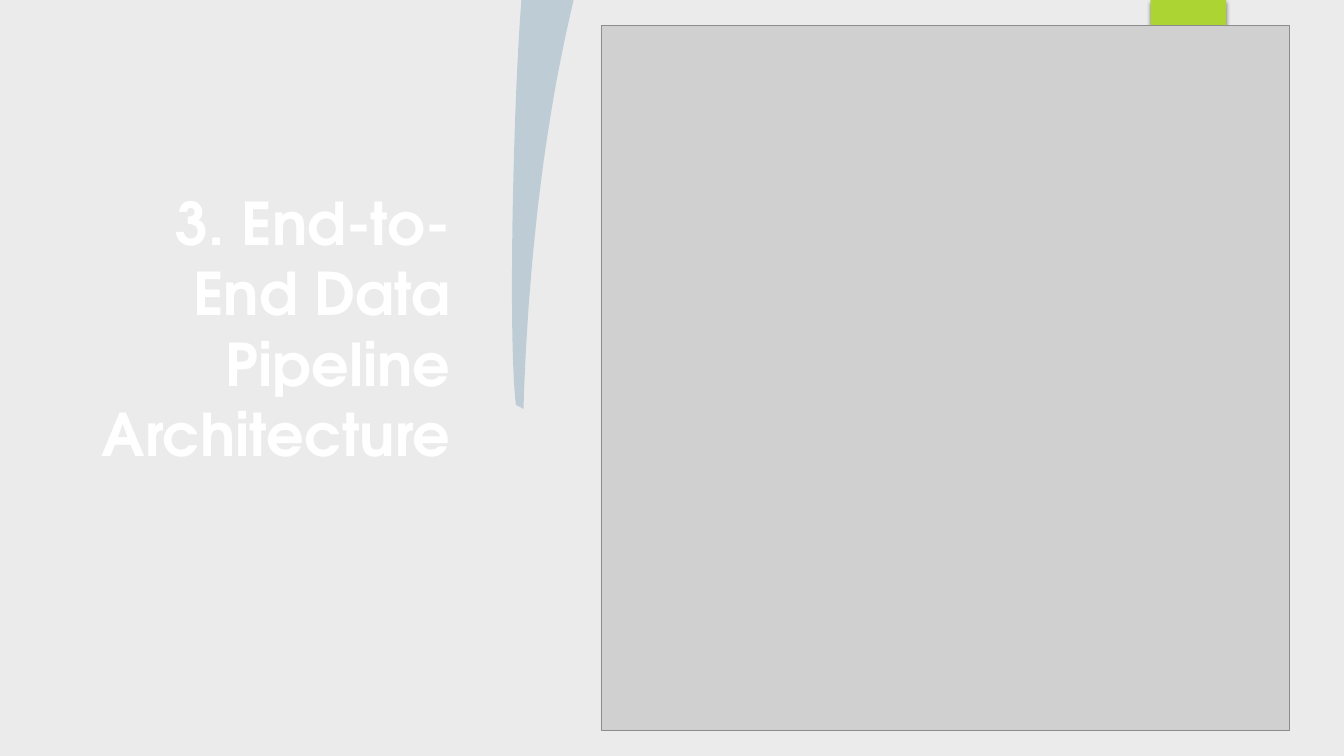
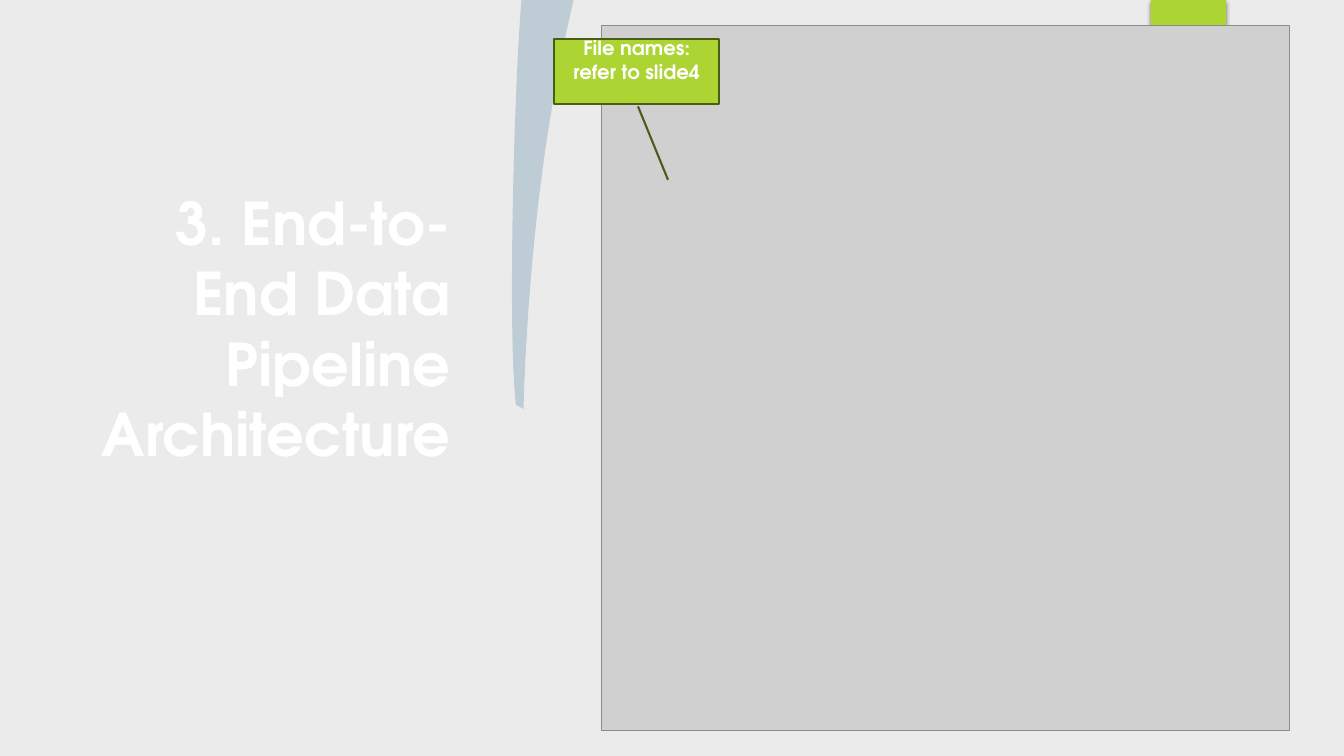
Before and after one commit to zidene306/RNCP-Project, a slide deck: slide 5 of RNCP_presentation_sept26.pptx. Drawn at 1344x756 pixels with LibreOffice and Linux fonts; fonts in the diff are those of the drawing; grey boxes stand for pictures; background and template pictures are left out. Boxes give left, top, right and bottom in pixels: in the first picture for what was removed or moved away, otherwise in the second. Text is boxed around its words. In the diff, an @@ line names an element or a change of style, - is before the commit and + after.

```diff
--- a/RNCP_presentation_sept26.pptx
+++ b/RNCP_presentation_sept26.pptx
@@ border callout added at (555, 38, 720, 104), fill #ACD433, outline #4B5D16 1.5 pt, 14 pt, text #FFFFFF, bold @@
+File names: refer to slide4
```
Also in this commit, not shown: 5 other files.
